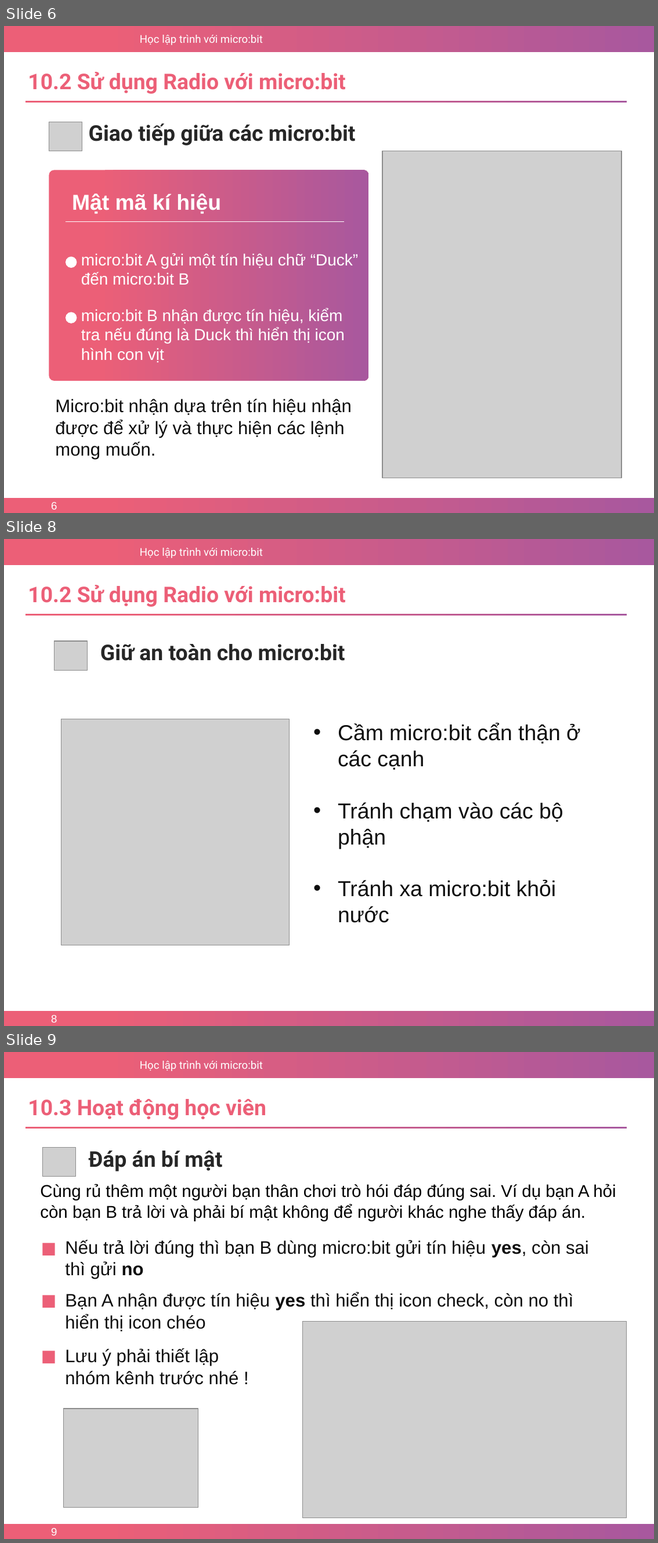
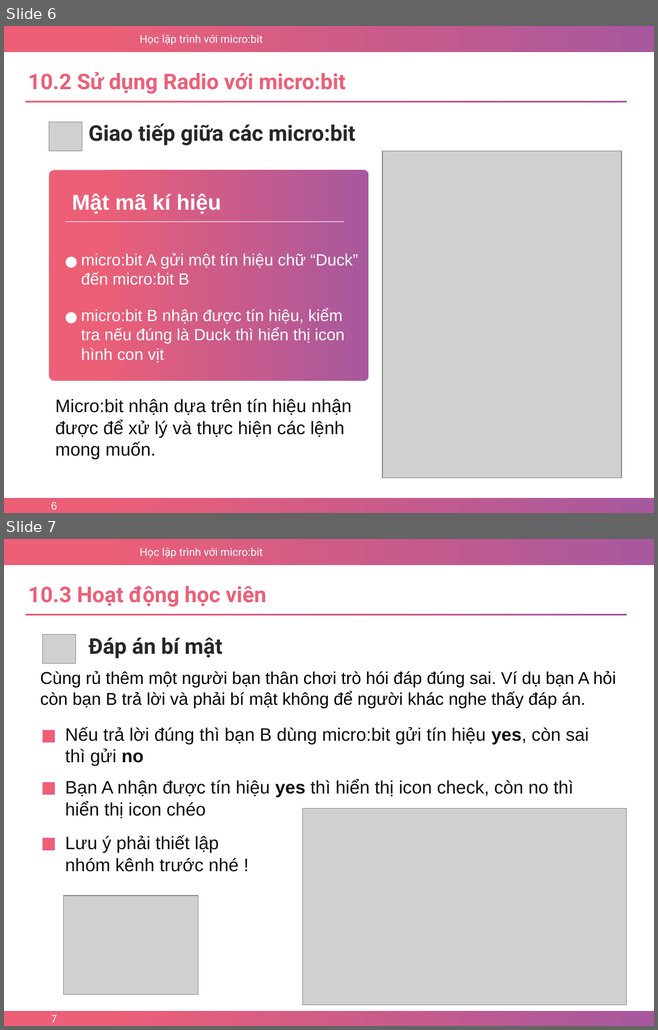
Before and after one commit to nhannn87dn/Learn-microbit, a slide deck: Lessions/Bai-11-Radio/Bai-11-Radio.pptx. Shown one above the other, each under a label of ours: slides 6, 8 and 9 before the commit, slides 6 and 7 after it; the slides between them are not shown. The pictures are 658x1543 and 658x1030 pixels, drawn with LibreOffice and Linux fonts; fonts in the diff are those of the drawing; grey boxes stand for pictures; background and template pictures are left out. Boxes give left, top, right and bottom in pixels: in the first picture for what was removed or moved away, otherwise in the second. Text is boxed around its words. In the diff, an @@ line names an element or a change of style, - is before the commit and + after.

```diff
--- a/Lessions/Bai-11-Radio/Bai-11-Radio.pptx
+++ b/Lessions/Bai-11-Radio/Bai-11-Radio.pptx
@@ slide 8 removed at (4,539,654,1026), background #FFFFFF; not listed: 3 template elements that a slide beside it also shows @@
@@ text removed at (28,585,346,607) @@
-10.2 Sử dụng Radio với micro:bit
@@ rectangle removed at (25,614,626,616) @@
@@ picture removed at (54,641,88,670) @@
@@ text removed at (100,644,345,661) @@
-Giữ an toàn cho micro:bit
@@ picture removed at (61,719,289,945) @@
@@ text removed at (338,723,580,923) @@
-• Cầm micro:bit cẩn thận ở các cạnh
-• Tránh chạm vào các bộ phận
-• Tránh xa micro:bit khỏi nước
@@ page number removed at (51,1015,57,1023) @@
-8
@@ what was slide 9 is now slide 7 @@
@@ page number at (51,1015,57,1023): text changed @@
-9
+7
```
Also in this commit, not shown: 1 other slide removed, 28 other files.
